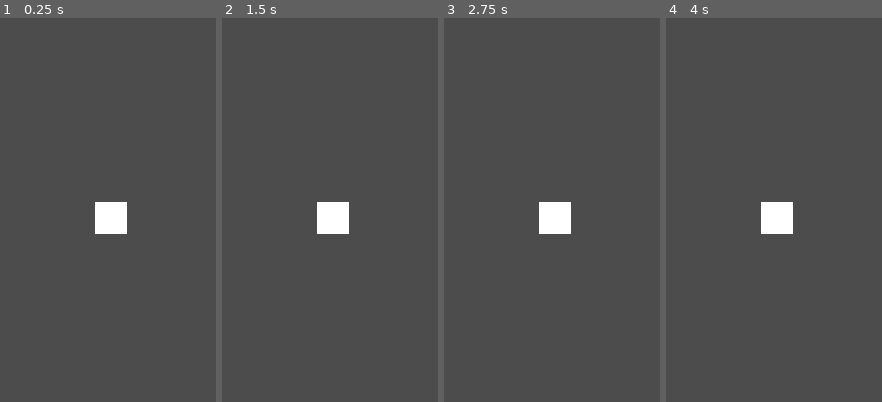
Above: before the commit, frames 1-4 (left to right).
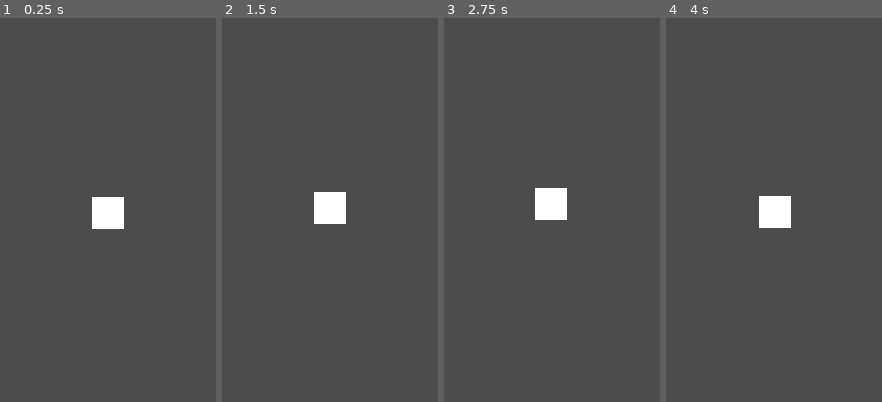
Above: after the commit, the same moments.

Repository: Kiel97/easy-jam-8bits-to-infinity
Game: Godot game, scene res://Game.tscn
Same seed, same stepped clock (60 frames per second), same inputs: the game is played once before the commit and once after it.
Inputs (mouse positions are % of the whole screen's width and height, from its top left):
- Up to frame 1 (0.25 s): no input
- Up to frame 2 (1.5 s): tap Enter at 0.5 s; move the mouse to (72, 45) at 0.52 s; tap Space at 1.25 s; move the mouse to (30, 55) at 1.27 s
- Up to frame 3 (2.75 s): tap Enter at 2 s; move the mouse to (60, 28) at 2.02 s
- Up to frame 4 (4 s): tap Space at 2.75 s; move the mouse to (45, 70) at 2.77 s; tap Enter at 3.5 s; move the mouse to (80, 65) at 3.52 s
The pictures show only the part of the screen within x 26-76%, y 24-74%; the shares and areas given below are measured in that part.

The runs differ from the first frame. In frame 1, 0.6% of the frame differs, in the area x 42-59%, y 46-57%; in frame 2, 0.9%; in frame 3, 1.3%, in the area x 42-59%, y 44-57%; in frame 4, 0.6%.

Commit message:
Player movement for Android and Web builds
* Basic sprite movement using accelerometer

* Game borders, Move movement to player, new movement mechanism

* Removed acc margin, implemented accelerator Y axis correction

* Added player movement based on mouse position - delaying it

* Show debug acc only on Android, disable it anyway

Diff:
--- /dev/null
+++ b/Game.gd
@@ -0,0 +1,20 @@
+extends Node2D
+
+const DEBUG_ACC = false
+
+const ACC_ERROR_MARGIN = 0.1
+const AXIS_Y_CORRECTION = 3
+
+onready var accXlabel: Label = $CanvasLayer/ACCValues/X
+onready var accYlabel: Label = $CanvasLayer/ACCValues/Y
+
+func _ready():
+	accXlabel.visible = OS.get_name() == 'Android' and DEBUG_ACC
+	accYlabel.visible = OS.get_name() == 'Android' and DEBUG_ACC
+
+func _process(_delta):
+	var acc: Vector3 = Input.get_accelerometer()
+
+	if (OS.get_name() == 'Android' and DEBUG_ACC):
+		accXlabel.text = "X: " + str(round(acc.x))
+		accYlabel.text = "Y: " + str(round(-(acc.y + AXIS_Y_CORRECTION)))
--- a/Game.tscn
+++ b/Game.tscn
@@ -1,9 +1,65 @@
-[gd_scene load_steps=2 format=2]
+[gd_scene load_steps=5 format=2]
 
-[ext_resource path="res://square8x8.png" type="Texture" id=1]
+[ext_resource path="res://Player.tscn" type="PackedScene" id=1]
+[ext_resource path="res://Game.gd" type="Script" id=2]
+
+[sub_resource type="RectangleShape2D" id=1]
+extents = Vector2( 60, 8 )
+
+[sub_resource type="RectangleShape2D" id=2]
+extents = Vector2( 8, 104 )
 
 [node name="Game" type="Node2D"]
+script = ExtResource( 2 )
 
-[node name="Sprite" type="Sprite" parent="."]
-position = Vector2( 56, 96 )
-texture = ExtResource( 1 )
+[node name="Sprite" parent="." instance=ExtResource( 1 )]
+
+[node name="CanvasLayer" type="CanvasLayer" parent="."]
+
+[node name="ACCValues" type="VBoxContainer" parent="CanvasLayer"]
+margin_right = 40.0
+margin_bottom = 40.0
+__meta__ = {
+"_edit_use_anchors_": false
+}
+
+[node name="X" type="Label" parent="CanvasLayer/ACCValues"]
+margin_right = 40.0
+margin_bottom = 14.0
+text = "X: "
+__meta__ = {
+"_edit_use_anchors_": false
+}
+
+[node name="Y" type="Label" parent="CanvasLayer/ACCValues"]
+margin_top = 18.0
+margin_right = 40.0
+margin_bottom = 32.0
+text = "Y: "
+__meta__ = {
+"_edit_use_anchors_": false
+}
+
+[node name="StaticBody2D" type="StaticBody2D" parent="."]
+position = Vector2( 56, -8 )
+
+[node name="CollisionShape2D" type="CollisionShape2D" parent="StaticBody2D"]
+shape = SubResource( 1 )
+
+[node name="StaticBody2D2" type="StaticBody2D" parent="."]
+position = Vector2( 56, 200 )
+
+[node name="CollisionShape2D2" type="CollisionShape2D" parent="StaticBody2D2"]
+shape = SubResource( 1 )
+
+[node name="StaticBody2D3" type="StaticBody2D" parent="."]
+position = Vector2( -8, 96 )
+
+[node name="CollisionShape2D3" type="CollisionShape2D" parent="StaticBody2D3"]
+shape = SubResource( 2 )
+
+[node name="StaticBody2D4" type="StaticBody2D" parent="."]
+position = Vector2( 116, 96 )
+
+[node name="CollisionShape2D4" type="CollisionShape2D" parent="StaticBody2D4"]
+shape = SubResource( 2 )
--- /dev/null
+++ b/Player.gd
@@ -0,0 +1,23 @@
+extends KinematicBody2D
+
+const ACC_ERROR_MARGIN = 0.1
+const AXIS_Y_CORRECTION = 3
+const FOLLOW_SPEED = 0.08
+
+var velocity
+
+onready var os: String = OS.get_name()
+
+func _process(_delta):
+
+	if (os == 'Android' or os == 'iOS'):
+		var acc: Vector3 = Input.get_accelerometer()
+		velocity = Vector2(acc.x, -(acc.y+AXIS_Y_CORRECTION))
+		velocity = move_and_collide(velocity.normalized() * sqrt(3))
+	else: # Web
+		var mouse_pos = get_global_mouse_position()
+		var distance_x = (round(mouse_pos.x - self.position.x)) * FOLLOW_SPEED/100
+		var distance_y = (round(mouse_pos.y - self.position.y)) * FOLLOW_SPEED/100
+		velocity = Vector2(distance_x, distance_y)
+
+		velocity = move_and_collide(velocity)
--- /dev/null
+++ b/Player.tscn
@@ -0,0 +1,17 @@
+[gd_scene load_steps=4 format=2]
+
+[ext_resource path="res://square8x8.png" type="Texture" id=1]
+[ext_resource path="res://Player.gd" type="Script" id=2]
+
+[sub_resource type="RectangleShape2D" id=1]
+extents = Vector2( 4, 4 )
+
+[node name="Player" type="KinematicBody2D"]
+position = Vector2( 56, 96 )
+script = ExtResource( 2 )
+
+[node name="Sprite" type="Sprite" parent="."]
+texture = ExtResource( 1 )
+
+[node name="Collision" type="CollisionShape2D" parent="."]
+shape = SubResource( 1 )
